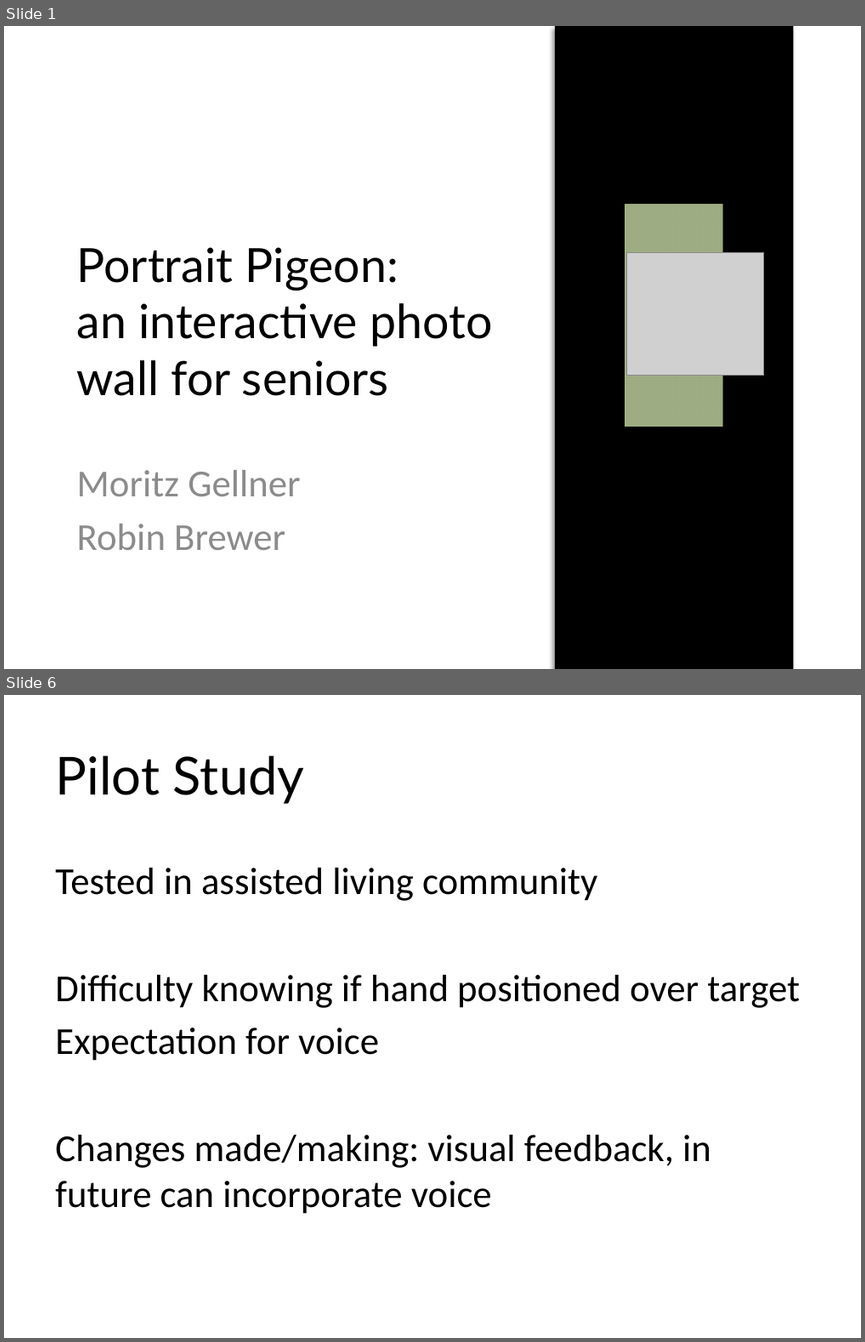
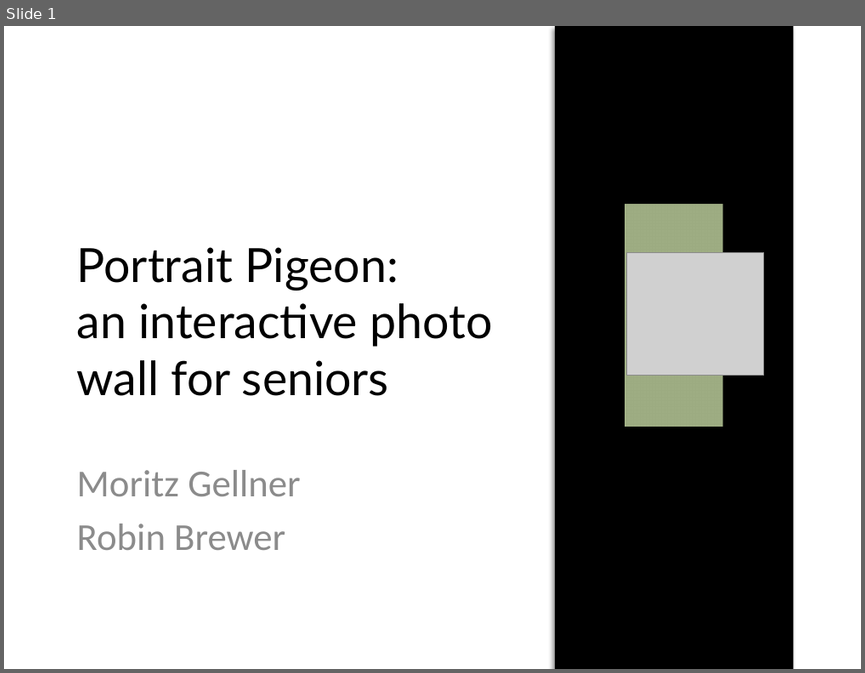
Before and after one commit to moritzg91/photo-wall, a slide deck: 525finalPres.pptx. Shown one above the other, each under a label of ours: slides 1 and 6 before the commit, slide 1 after it; the slides between them are not shown. The pictures are 865x1342 and 865x673 pixels, drawn with LibreOffice and Linux fonts; fonts in the diff are those of the drawing; grey boxes stand for pictures. Boxes give left, top, right and bottom in pixels: in the first picture for what was removed or moved away, otherwise in the second. Text is boxed around its words. In the diff, an @@ line names an element or a change of style, - is before the commit and + after.

```diff
--- a/525finalPres.pptx
+++ b/525finalPres.pptx
@@ slide 6 removed at bbox=[4, 695, 861, 1338], background #FFFFFF @@
@@ title removed at bbox=[55, 755, 305, 804] @@
-Pilot Study
@@ text removed at bbox=[55, 868, 800, 1213] @@
-Tested in assisted living community
-Difficulty knowing if hand positioned over target
-Expectation for voice
-Changes made/making: visual feedback, in future can incorporate voice
```
Also in this commit, not shown: 1 slide changed, 9 slides added, 3 other slides removed.
